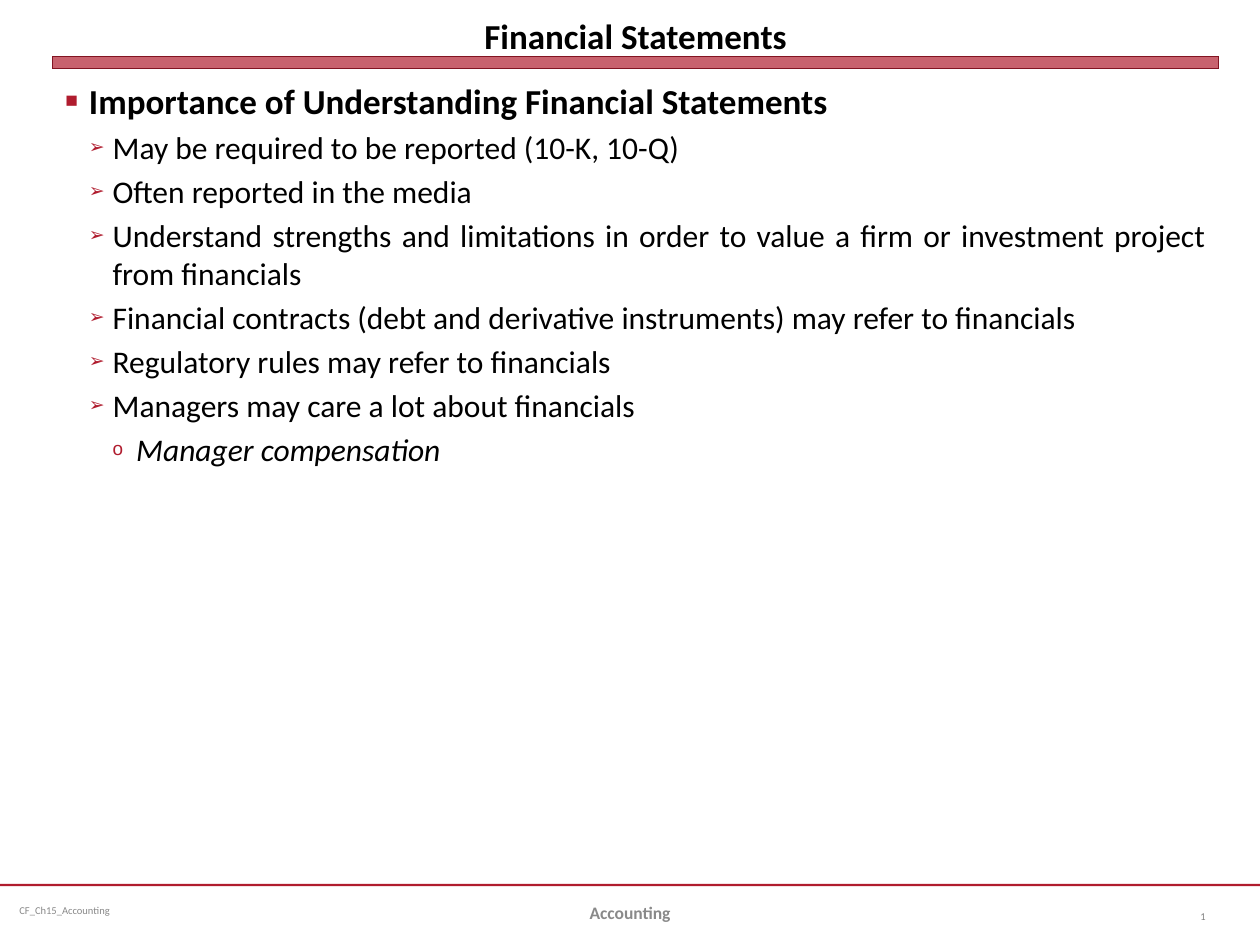
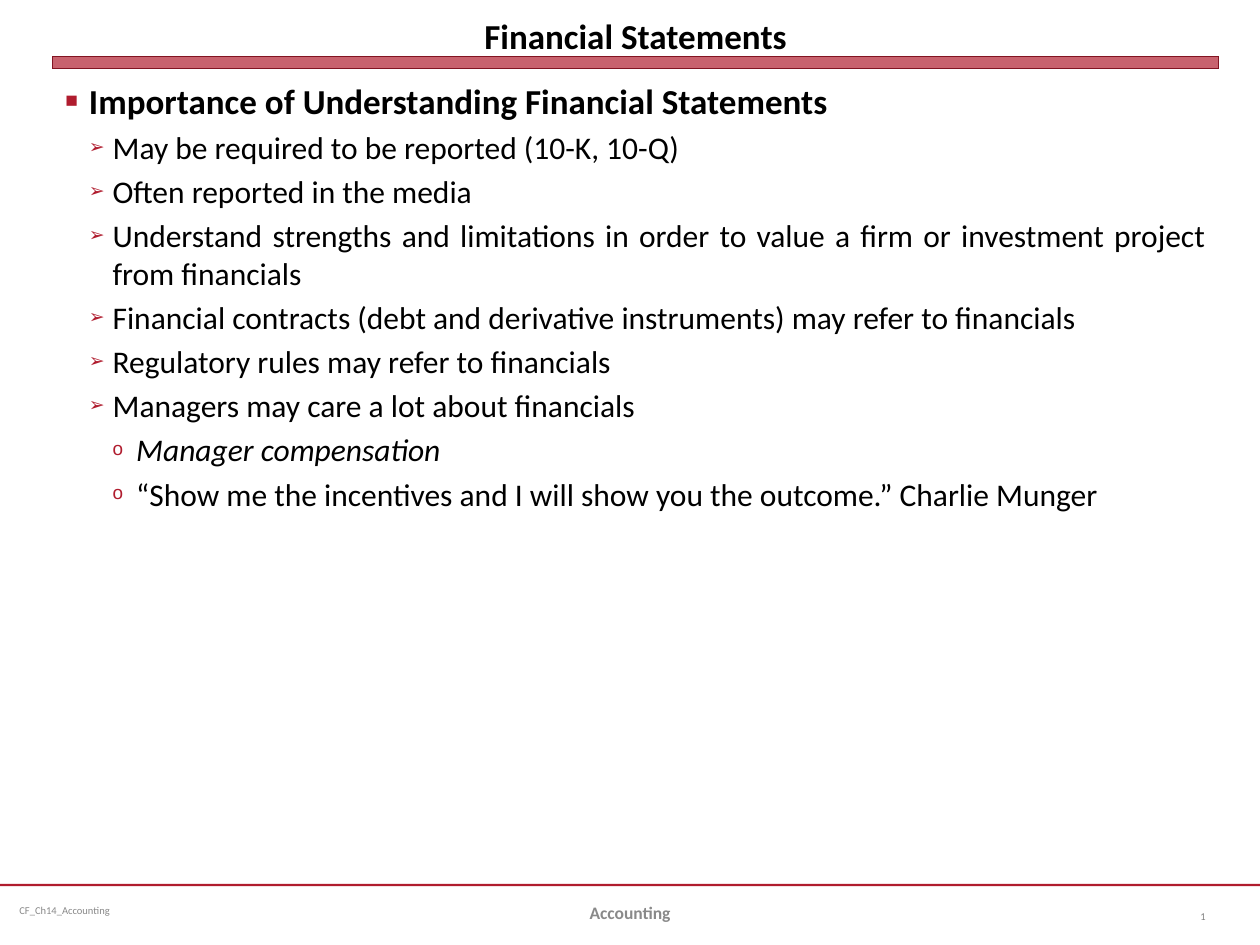
Before and after one commit to jmc877/Corporate-Finance, a slide deck: slide 1 of slides/CF_Ch14_Accounting_20.pptx. Drawn at 1260x945 pixels with LibreOffice and Linux fonts; fonts in the diff are those of the drawing. Boxes give left, top, right and bottom in pixels: in the first picture for what was removed or moved away, otherwise in the second. Text is boxed around its words. In the diff, an @@ line names an element or a change of style, - is before the commit and + after.

```diff
--- a/slides/CF_Ch14_Accounting_20.pptx
+++ b/slides/CF_Ch14_Accounting_20.pptx
@@ text at <box>136,483,1097,512</box>: paragraph added @@
+    o “Show me the incentives and I will show you the outcome.” Charlie Munger
@@ text at <box>19,907,109,916</box>: text changed @@
-CF_Ch15_Accounting
+CF_Ch14_Accounting
```
Also in this commit, not shown: 35 other slides changed, 5 other files.
